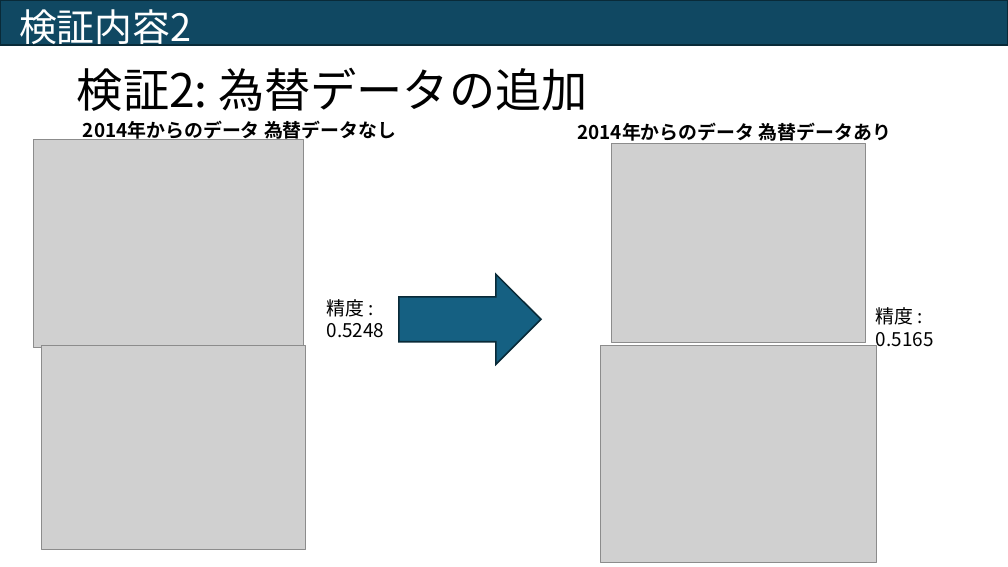
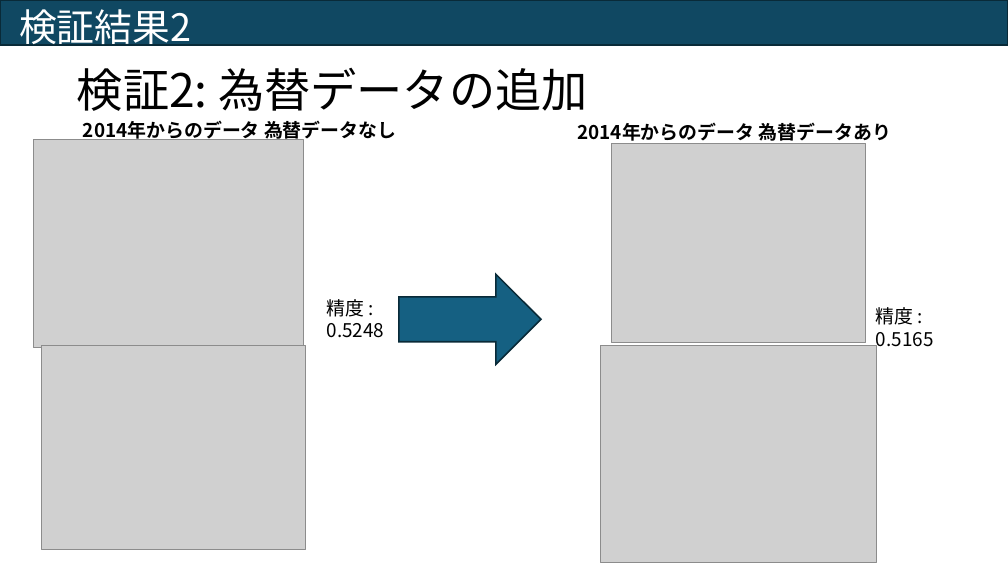
Before and after one commit to kawaeeeee/deepcraft, a slide deck: slide 13 of assignment-main/Trainee/submission/株価予測モデルの構築.pptx (slide 12 before the commit). Drawn at 1008x567 pixels with LibreOffice and Linux fonts; fonts in the diff are those of the drawing; grey boxes stand for pictures. Boxes give left, top, right and bottom in pixels: in the first picture for what was removed or moved away, otherwise in the second. Text is boxed around its words. In the diff, an @@ line names an element or a change of style, - is before the commit and + after.

```diff
--- a/assignment-main/Trainee/submission/株価予測モデルの構築.pptx
+++ b/assignment-main/Trainee/submission/株価予測モデルの構築.pptx
@@ text at (x1=19, y1=9, x2=191, y2=52): text changed @@
-検証内容2
+検証結果2
```
Also in this commit, not shown: 5 other slides changed, 1 slide added.
